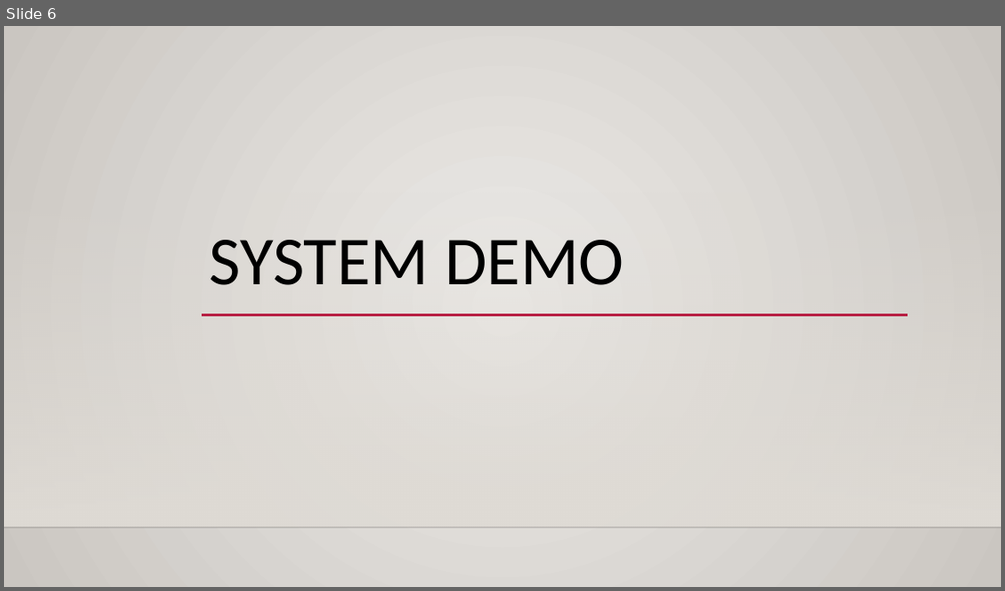
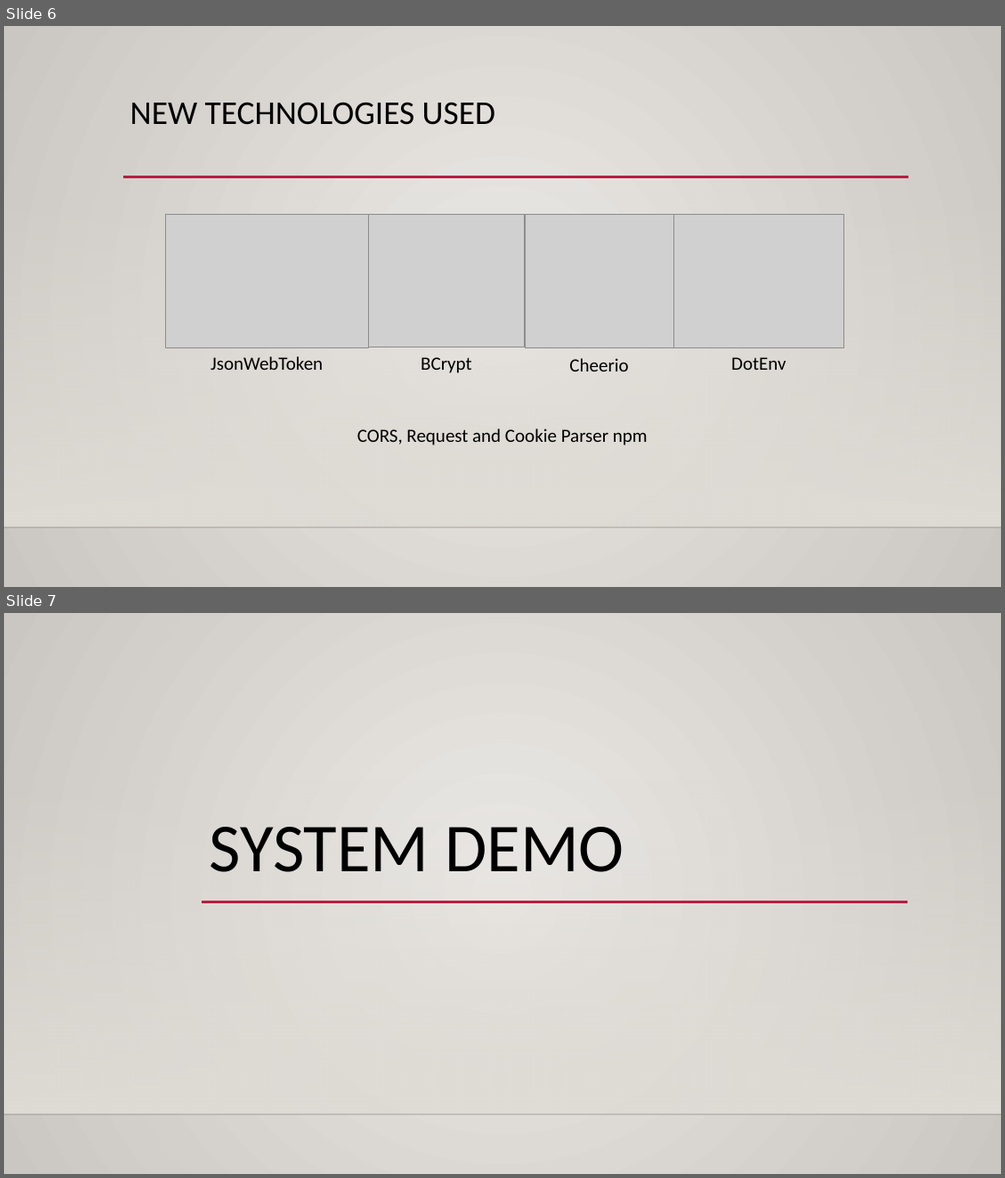
Before and after one commit to MR-Stan/Look-Out, a slide deck: Project2_Presentation_Material.pptx. Shown one above the other, each under a label of ours: slide 6 before the commit, slides 6 and 7 after it. The pictures are 1005x591 and 1005x1178 pixels, drawn with LibreOffice and Linux fonts; fonts in the diff are those of the drawing; grey boxes stand for pictures; background and template pictures are left out. Boxes give left, top, right and bottom in pixels: in the first picture for what was removed or moved away, otherwise in the second. Text is boxed around its words. In the diff, an @@ line names an element or a change of style, - is before the commit and + after.

Commit message:
Adding the up-to-date powerpoint presentation. All that remains is the pictures of each of the team members and potentially some more future enhancements

```diff
--- a/Project2_Presentation_Material.pptx
+++ b/Project2_Presentation_Material.pptx
@@ slide 6 added at (x1=4, y1=26, x2=1001, y2=587), background gradient #ECEAE7 to #CAC7C1; not listed: 2 template elements that a slide beside it also shows @@
@@ title added at (x1=130, y1=102, x2=495, y2=125), 32 pt, text #000000 @@
+NEW TECHNOLOGIES USED
@@ line added from (123, 177) to (909, 177), #B71E42 2.5 pt @@
@@ picture added at (x1=165, y1=215, x2=368, y2=347) @@
@@ picture added at (x1=368, y1=214, x2=525, y2=346) @@
@@ picture added at (x1=525, y1=215, x2=673, y2=347) @@
@@ picture added at (x1=674, y1=215, x2=844, y2=347) @@
@@ text added at (x1=210, y1=356, x2=323, y2=370), 18 pt, text #000000 @@
+JsonWebToken
@@ text added at (x1=421, y1=357, x2=471, y2=373), 18 pt, text #000000 @@
+BCrypt
@@ text added at (x1=569, y1=358, x2=628, y2=371), 18 pt, text #000000 @@
+Cheerio
@@ text added at (x1=731, y1=357, x2=785, y2=370), 18 pt, text #000000 @@
+DotEnv
@@ text added at (x1=357, y1=428, x2=647, y2=445), 18 pt, text #000000 @@
+CORS, Request and Cookie Parser npm
@@ what was slide 6 is now slide 7 @@
```
Also in this commit, not shown: 2 slides changed, 3 other slides added, 3 slides removed.
